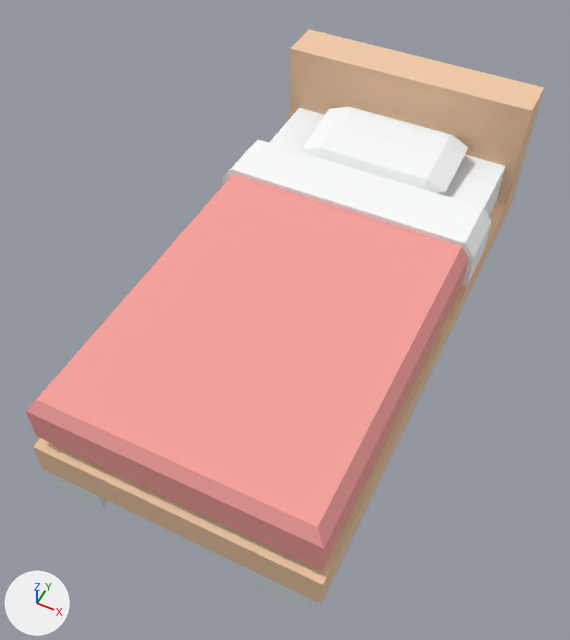
One commit to the glTF model assets/props/furniture/bedSingle.glb: the scene before it, then after it.
One viewpoint serves both versions: a camera (50 mm lens) standing at (1.13, -0.486, 1.318) and looking at (0.651, 0.471, 0.122). Lighting does not change. The marker at lower left points along +X, +Y and +Z. The picture after the commit comes second. Vertices at exactly the same position are counted once.

The older version as bpy lines, for what is in view:
```python
me_mesh_bedsingle = bpy.data.meshes.new('Mesh bedSingle')
me_mesh_bedsingle.from_pydata(...)  # 52 vertices, 100 faces; spans x 0.388..0.953, y 0.0..1.125, z 0.0..0.375
# faces by material slot: [8, 52, 40]
me_mesh_bedsingle.materials.append(mat_carpetwhite)  # white #fcffff
me_mesh_bedsingle.materials.append(mat_wood)  # beige #f3cca8
me_mesh_bedsingle.materials.append(mat_metal)  # white #dfeaec
me_mesh_cover = bpy.data.meshes.new('Mesh cover')
me_mesh_cover.from_pydata(...)  # 34 vertices, 64 faces; spans x -0.06..1.56, y 0.75..1.89, z -0.13..0.09
# faces by material slot: [30, 34]
me_mesh_cover.materials.append(mat_carpet)  # pink #f9a39e
me_mesh_cover.materials.append(mat_carpetwhite)  # white #fcffff
me_mesh_pillowleft = bpy.data.meshes.new('Mesh pillowLeft')
me_mesh_pillowleft.from_pydata(...)  # 16 vertices, 50 faces; spans x 0.0..0.4, y 0.0..0.4, z 0.06..0.14
me_mesh_pillowleft.materials.append(mat_carpetwhite)  # white #fcffff
ob_bedsingle_clone = bpy.data.objects.new('bedSingle(Clone)', me_mesh_bedsingle)
ob_bedsingle_clone.location = (0.0, 0.0, 0.0)
ob_cover = bpy.data.objects.new('cover', me_mesh_cover)
ob_cover.parent = ob_bedsingle_clone
ob_cover.location = (0.01, 0.792, 0.215)
ob_cover.rotation_euler = (0.0, 0.0, -1.571)  # degrees (0, 0, -90)
ob_cover.scale = (0.5, 0.5, 0.5)
ob_pillow = bpy.data.objects.new('pillow', me_mesh_pillowleft)
ob_pillow.parent = ob_bedsingle_clone
ob_pillow.location = (0.503, 1.031, 0.217)
ob_pillow.rotation_euler = (0.0, 0.126, -1.571)  # degrees (0, 7.2, -90)
ob_pillow.scale = (0.5, 0.85, 0.5)
```
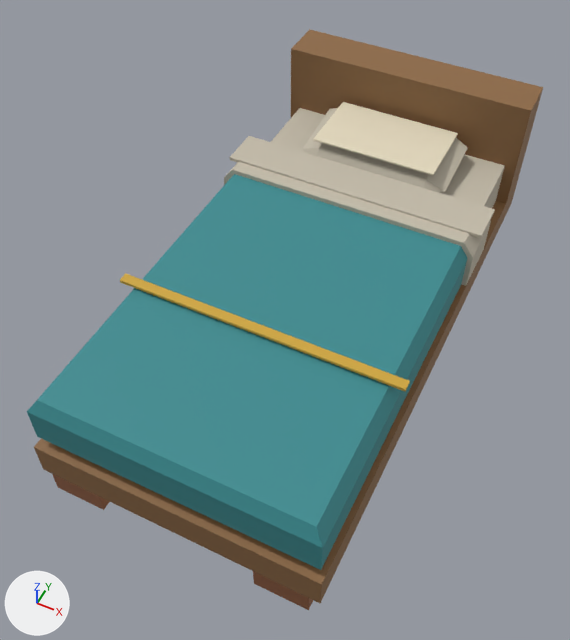
Where the change shows, as pixel boxes (x1, y1, x2, y2) in the pictures (570 x 640 px):
'cover', reshaped, moved, rescaled
    before: (26, 140, 492, 570)
    after: (27, 136, 495, 570)
'bedSingle(Clone)', reshaped, moved, rescaled
    before: (33, 29, 544, 611)
    after: (34, 29, 543, 610)
'pillow', reshaped, moved, rescaled
    before: (302, 107, 468, 193)
    after: (303, 102, 468, 192)
part 1 of me_mesh_bedsingle, recoloured
    before: (269, 108, 505, 216)
    after: (271, 108, 505, 208)
part 2 of me_mesh_bedsingle, recoloured
    both: (34, 29, 543, 603)
part 3 of me_mesh_bedsingle, recoloured
    both: (52, 474, 313, 610)
part 4 of me_mesh_cover, added
    after: (229, 136, 495, 238)
part 5 of me_mesh_cover, added
    after: (120, 273, 410, 391)
part 6 of me_mesh_cover, recoloured (pink to cyan)
    both: (27, 174, 468, 570)
part 7 of me_mesh_cover, recoloured
    before: (223, 140, 492, 286)
    after: (224, 162, 491, 286)
part 8 of me_mesh_pillowleft, added (beige)
    after: (313, 102, 458, 175)
part 9 of me_mesh_pillowleft, recoloured (white to light grey)
    both: (303, 108, 468, 192)

What changed in the scene script:
```text
Add mat_linen_001:
    mat_linen_001 = principled_material('linen.001')
    mat_linen_001.base_color = (0.55, 0.5, 0.4)  # light grey #c4bcaa
    mat_linen_001.roughness = 0.9
Add mat_teal_001:
    mat_teal_001 = principled_material('teal.001')
    mat_teal_001.base_color = (0.04, 0.26, 0.28)  # cyan #388b90
    mat_teal_001.roughness = 0.7
Add mat_oakdark_001:
    mat_oakdark_001 = principled_material('oakDark.001')
    mat_oakdark_001.base_color = (0.27, 0.14, 0.055)  # brown #8e6942
    mat_oakdark_001.roughness = 0.6
Add mat_copper_001:
    mat_copper_001 = principled_material('copper.001')
    mat_copper_001.base_color = (0.55, 0.22, 0.1)  # orange #c48159
    mat_copper_001.metallic = 0.7
    mat_copper_001.roughness = 0.35
Change me_mesh_bedsingle:
    remove me_mesh_bedsingle.from_pydata(...)  # 52 vertices, 100 faces; spans x 0.388..0.953, y 0.0..1.125, z 0.0..0.375
    add me_mesh_bedsingle.from_pydata(...)  # 190 vertices, 354 faces; spans x 0.388..0.953, y 0.0..1.125, z 0.0..0.375
    me_mesh_bedsingle part 1: 8 faces spanning x 0.413..0.928, y 0.025..1.025, z 0.125..0.225 switch from mat_carpetwhite (white #fcffff) to mat_linen_001 (light grey #c4bcaa)
    me_mesh_bedsingle part 2: 42 faces spanning x 0.388..0.953, y 0.0..1.125, z 0.05..0.375 switch from mat_wood (beige #f3cca8) to mat_oakdark_001 (brown #8e6942)
    me_mesh_bedsingle part 3: 40 faces spanning x 0.408..0.933, y 0.0..1.125, z 0.0..0.05 switch from mat_metal (white #dfeaec) to mat_copper_001 (orange #c48159)
    edits to the shape of me_mesh_bedsingle do not show in these pictures
Change me_mesh_cover:
    used by ob_cover; parent = ob_bedsingle_clone; location = (0.01, 0.792, 0.215); rotation_euler = (0.0, 0.0, -1.571), in degrees (0, 0, -90); scale = (0.5, 0.5, 0.5)
    remove me_mesh_cover.from_pydata(...)  # 34 vertices, 64 faces; spans x -0.06..1.56, y 0.75..1.89, z -0.13..0.09
    add me_mesh_cover.from_pydata(...)  # 50 vertices, 88 faces; spans x -0.06..1.56, y 0.75..1.9, z -0.13..0.1
    me_mesh_cover part 4: a new loose piece, a box spanning x -0.059..0.121, y 0.746..1.896, z 0.082..0.096, in mat_linen_001 (light grey #c4bcaa)
    me_mesh_cover part 5: a new loose piece, a box spanning x 0.925..0.965, y 0.746..1.896, z 0.082..0.094, in mat_mustard_001 (yellow #cea638)
    me_mesh_cover part 6: 30 faces spanning x -0.06..1.56, y 0.77..1.87, z -0.13..0.07 switch from mat_carpet (pink #f9a39e) to mat_teal_001 (cyan #388b90)
    me_mesh_cover part 7: 34 faces spanning x -0.06..0.19, y 0.75..1.89, z -0.13..0.09 switch from mat_carpetwhite (white #fcffff) to mat_linen_001 (light grey #c4bcaa)
    add me_mesh_cover.materials.append(mat_mustard_001)  # yellow #cea638
Change me_mesh_pillowleft:
    used by ob_pillow; parent = ob_bedsingle_clone; location = (0.503, 1.031, 0.217); rotation_euler = (0.0, 0.126, -1.571), in degrees (0, 7.2, -90); scale = (0.5, 0.85, 0.5)
    verts and faces of me_mesh_pillowleft; kept vertices keep their numbers, new ones are numbered from 16
    remove me_mesh_pillowleft.from_pydata(...)  # 16 vertices, 50 faces; spans x 0.0..0.4, y 0.0..0.4, z 0.06..0.14
    add me_mesh_pillowleft.from_pydata(...)  # 24 vertices, 62 faces; spans x 0.0..0.4, y 0.0..0.4, z 0.06..0.185
    me_mesh_pillowleft part 8
    add verts[16] = (0.355, 0.035, 0.179)  # pixel (313, 140)
    add verts[17] = (0.354, 0.035, 0.185)  # pixel (313, 139)
    add verts[18] = (0.03, 0.035, 0.138)  # pixel (343, 102)
    add verts[19] = (0.03, 0.035, 0.144)  # pixel (343, 101)
    add for new, old in zip([*range(20, 24)], [*range(16, 20)]): verts[new] = verts[old] + (0.0, 0.33, 0.0)
    add faces += [(16, 17, 19), (16, 19, 18), (18, 19, 23), (18, 23, 22), (21, 22, 23), (20, 22, 21)]  # mat_cream_001 (beige #e5dabf)
    add faces += [(17, 20, 21), (16, 20, 17), (18, 22, 20), (16, 18, 20), (17, 23, 19), (17, 21, 23)]  # mat_cream_001 (beige #e5dabf)
    me_mesh_pillowleft part 9: 50 faces spanning x 0.0..0.4, y 0.0..0.4, z 0.06..0.14 switch from mat_carpetwhite (white #fcffff) to mat_linen_001 (light grey #c4bcaa)
    add me_mesh_pillowleft.materials.append(mat_cream_001)  # beige #e5dabf
Change ob_bedsingle_clone:
    ob_bedsingle_clone.location: (0.0, 0.0, 0.0) -> (0.005, 0.0, 0.0)
    ob_bedsingle_clone.scale: (1.0, 1.0, 1.0) -> (0.993, 1.0, 1.0)
```
